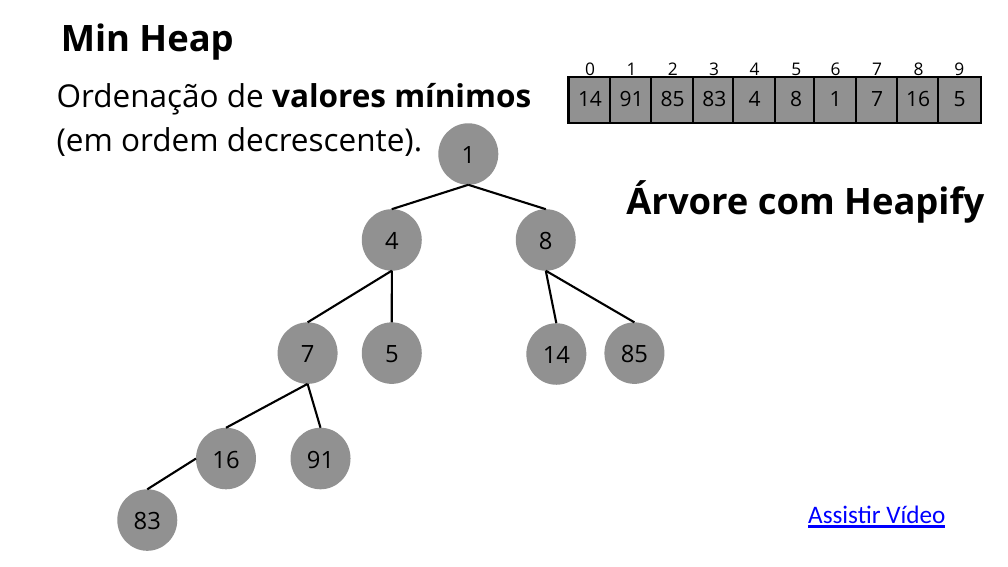
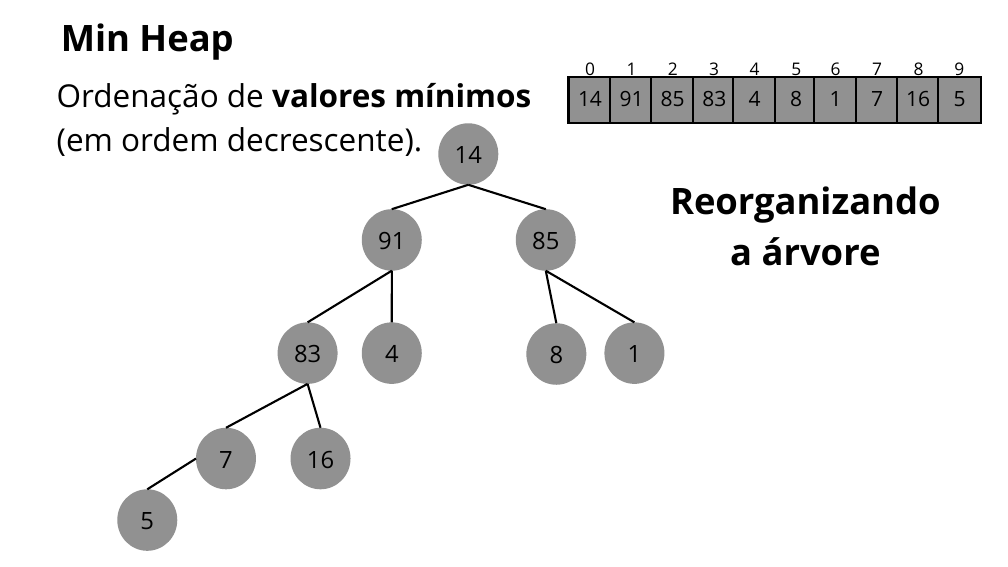
Before and after one commit to unibrasil-programacao-computadores/tp-heapsort, a slide deck: slide 81 of Heap_Sort.pptx (slide 85 before the commit). Drawn at 1008x567 pixels with LibreOffice and Linux fonts; fonts in the diff are those of the drawing. Boxes give left, top, right and bottom in pixels: in the first picture for what was removed or moved away, otherwise in the second. Text is boxed around its words. In the diff, an @@ line names an element or a change of style, - is before the commit and + after.

```diff
--- a/Heap_Sort.pptx
+++ b/Heap_Sort.pptx
@@ text at (455,146,482,163): text changed @@
-1
+14
@@ text at (670,186,941,266): text changed @@
-Árvore com Heapify
+Reorganizando
+a árvore
@@ text at (378,232,405,249): text changed @@
-4
+91
@@ text at (532,232,559,249): text changed @@
-8
+85
@@ text at (294,345,321,362): text changed @@
-7
+83
@@ text at (385,345,399,362): text changed @@
-5
+4
@@ text at (550,346,564,363): text changed @@
-14
+8
@@ text at (628,345,642,362): text changed @@
-85
+1
@@ text "16": place and size @@
-text "16" at (212,451,239,468)
+text "16" at (307,451,334,468)
@@ text added at (219,451,233,468), 34 pt, text #000000 @@
+7
@@ text removed at (307,451,334,468) @@
-91
@@ text removed at (808,505,945,528) @@
-Assistir Vídeo
@@ text at (140,512,154,529): text changed @@
-83
+5
```
Also in this commit, not shown: 45 other slides changed, 3 slides removed.
